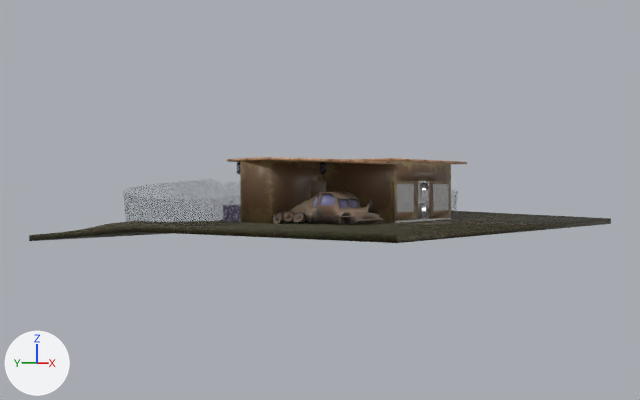
Two versions of the Blender file Archivos/Modelos/Escenarios/Tutorial1.blend, one commit apart.
One viewpoint serves both versions: a 50 mm lens placed at (-38.0, -28.1, 1.9), pointed at (-0.4, 0.6, 1.3). The axes (+X, +Y, +Z) are drawn at lower left. The lights are the same throughout. The picture after the commit comes second.

The older version as bpy lines, for what is in view:
```python
ob_paredes = bpy.data.objects.new('Paredes', me_plane_004)
ob_paredes.parent = ob_paredes_002
ob_paredes.location = (-0.509, -1.062, 1.893)
ob_puerta = bpy.data.objects.new('Puerta', me_plane_001)
ob_puerta.parent = ob_puerta_001
ob_puerta.location = (1.16, -4.895, 1.326)
ob_rejas = bpy.data.objects.new('Rejas', me_plane_005)
ob_rejas.location = (0.34, 4.7, 0.86)
ob_techo = bpy.data.objects.new('Techo', me_plane_006)
ob_techo.location = (-0.22, -1.22, 3.35)
# also in view: 'CarroOxidado' at (-4.6, -3.1, 1.0); 'Paredes.001' at (-0.5, -4.9, 1.3); 'Suelo' at (0.0, 0.1, 0.1)
```
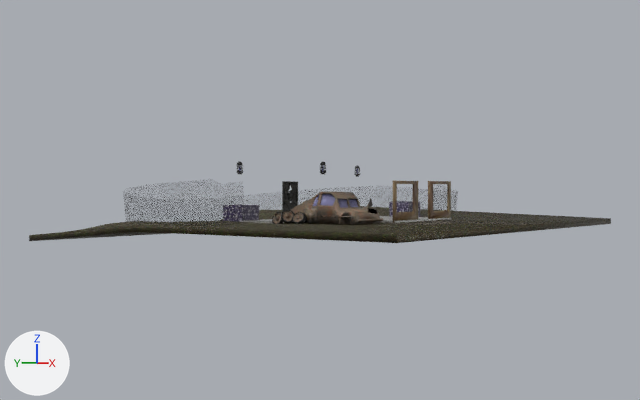
Where the change shows, as pixel boxes (x1, y1, x2, y2) in the pictures (640 x 400 px):
'Paredes', hidden: before (240, 160, 451, 224)
'Techo', hidden (brown): before (227, 157, 467, 164)
'Puerta', hidden: before (418, 181, 429, 219)

Diff of the bpy script that builds the scene:
```diff
--- a/Archivos/Modelos/Escenarios/Tutorial1.blend.py
+++ b/Archivos/Modelos/Escenarios/Tutorial1.blend.py
@@ ob_paredes @@
 ob_paredes.location = (-0.509, -1.062, 1.893)
+ob_paredes.hide_set(True)
@@ ob_techo @@
 ob_techo.show_instancer_for_render = False
+ob_techo.hide_set(True)
@@ ob_puerta @@
 ob_puerta.location = (1.16, -4.895, 1.326)
+ob_puerta.hide_set(True)
```
